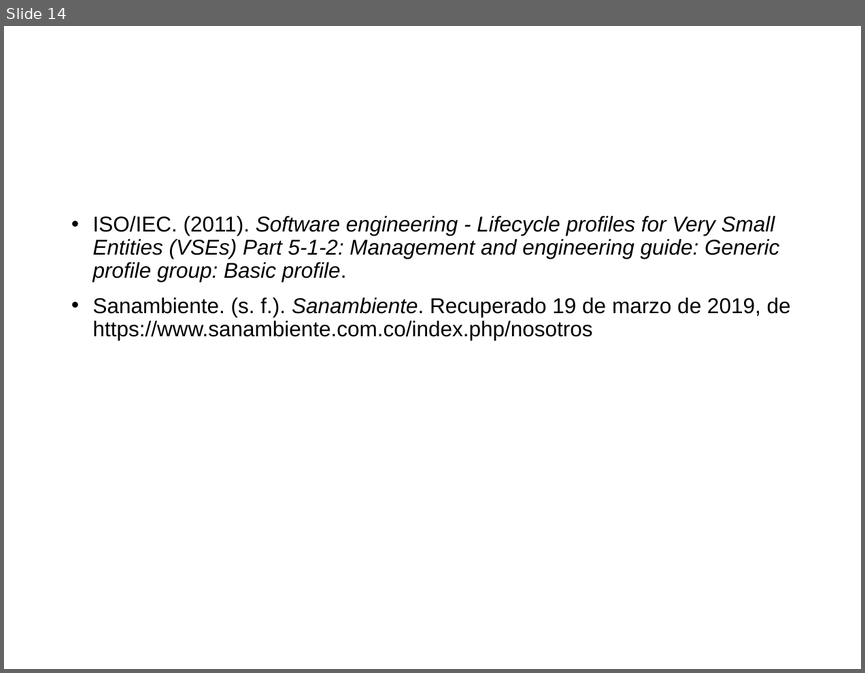
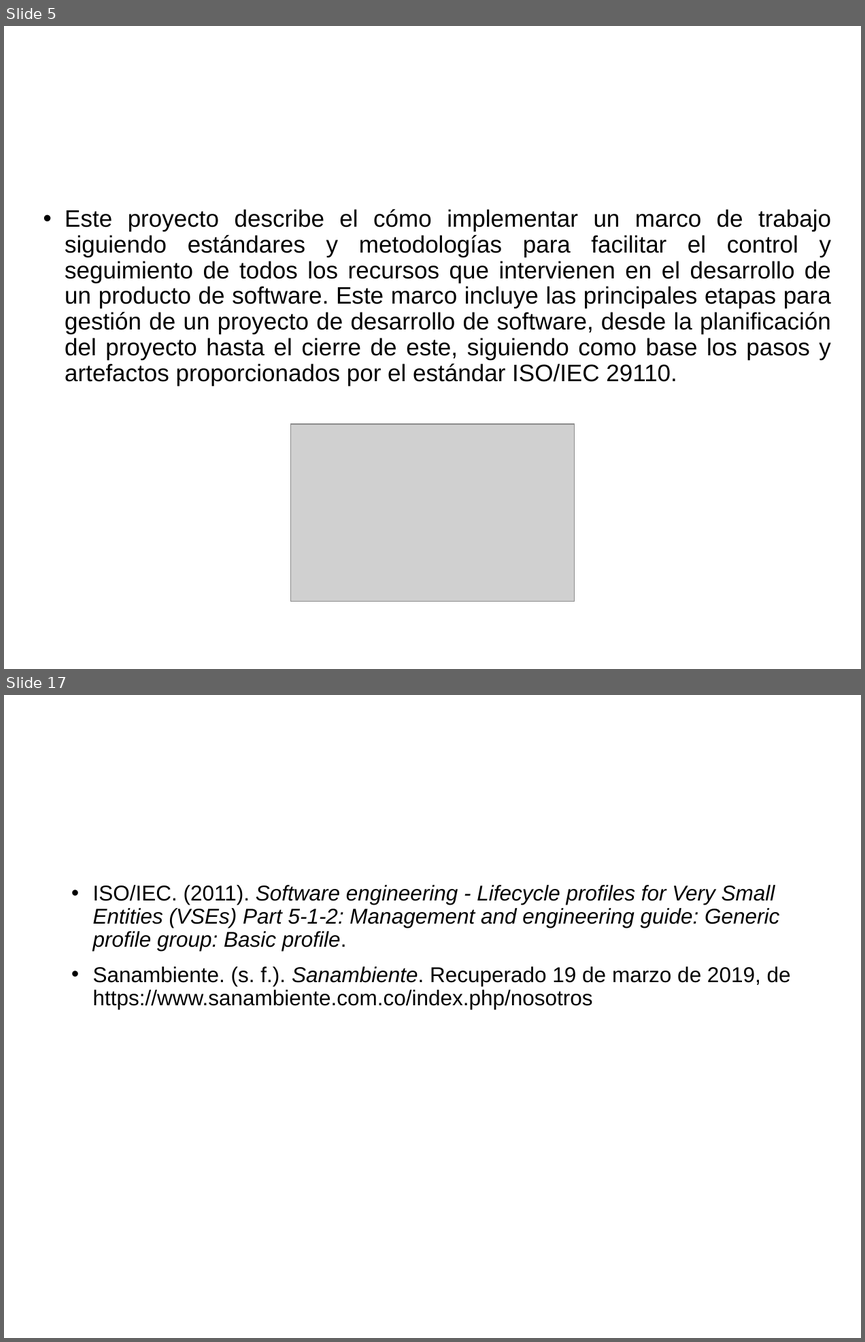
Before and after one commit to cristianpazu/Proyecto-Sanambiente, a slide deck: Documento(s) de proyecto de grado/Presentación del proyecto de grado.pptx. Shown one above the other, each under a label of ours: slide 14 before the commit, slides 5 and 17 after it; the slides between them are not shown. The pictures are 865x673 and 865x1342 pixels, drawn with LibreOffice and Linux fonts; fonts in the diff are those of the drawing; grey boxes stand for pictures; background and template pictures are left out. Boxes give left, top, right and bottom in pixels: in the first picture for what was removed or moved away, otherwise in the second. Text is boxed around its words. In the diff, an @@ line names an element or a change of style, - is before the commit and + after.

Commit message:
Se sigue modificando las diapositivas para la sustentación

```diff
--- a/Documento(s) de proyecto de grado/Presentación del proyecto de grado.pptx
+++ b/Documento(s) de proyecto de grado/Presentación del proyecto de grado.pptx
@@ slide 5 added at (4,26,861,669), background picture (left out) @@
@@ title added at (197,81,838,152), 25 pt, text #FFFFFF, bold @@
+Introducción (2/2)
@@ text added at (65,209,832,386), 20 pt, text #000000 @@
+• Este proyecto describe el cómo implementar un marco de trabajo siguiendo estándares y metodologías para facilitar el control y seguimiento de todos los recursos que intervienen en el desarrollo de un producto de software. Este marco incluye las principales etapas para gestión de un proyecto de desarrollo de software, desde la planificación del proyecto hasta el cierre de este, siguiendo como base los pasos y artefactos proporcionados por el estándar ISO/IEC 29110.
@@ picture added at (290,424,574,601) @@
@@ what was slide 14 is now slide 17 @@
```
Also in this commit, not shown: 9 slides changed, 3 other slides added, 1 slide removed, 1 other file.
